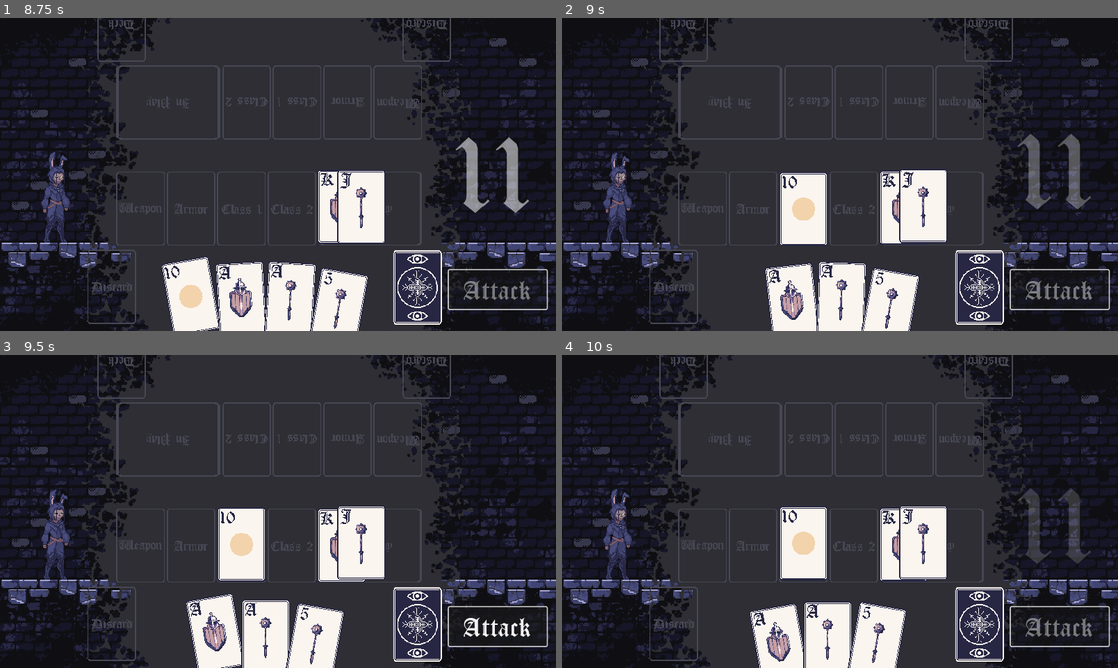
Above: before the commit, frames 1-4 (two rows, left to right).
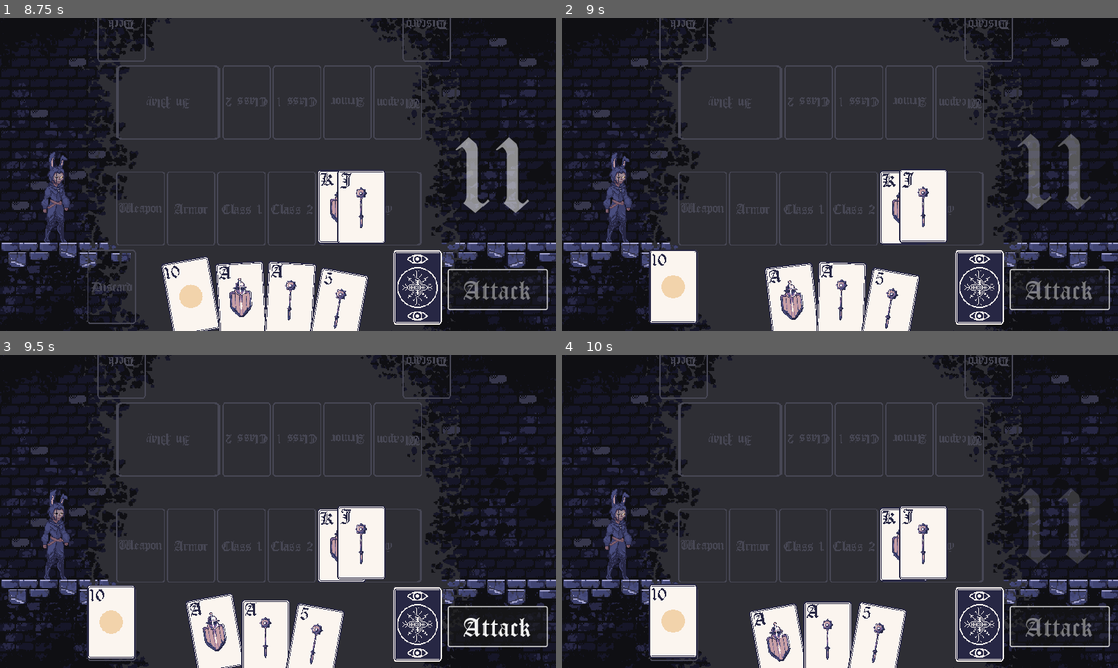
Above: after the commit, the same moments.

Repository: grahamcr4cker/PracticeCards
Game: Godot game, scene res://main_menu.tscn
Two runs of this game, one before a commit and one after it. Both use one fixed random seed, a clock stepped at 60 frames per second and the inputs below.
Inputs (mouse positions are in pixels of both pictures, inside the frame that each line leads up to):
- Up to frame 1 (8.75 s): click "Thief" at 0.5 s; click "Priest" at 1.25 s; click "Longblade" at 2 s; click "Mace" at 2.75 s; click "Heavy Armor" at 3.5 s; click "Play Game" at 4.25 s; click "Attack" at 5 s; move the mouse to (417, 287) at 5.77 s; click (417, 287) at 5.85 s; move the mouse to (144, 305) at 6.52 s; click (144, 305) at 6.6 s; click "Attack" at 7.25 s; move the mouse to (166, 305) at 8.02 s; click (166, 305) at 8.1 s
- Up to frame 2 (9 s): move the mouse to (756, 305) at 8.77 s; click (756, 305) at 8.85 s
- Up to frame 3 (9.5 s): no input
- Up to frame 4 (10 s): click "Attack" at 9.5 s

Frame 1 is identical in both runs. In frame 2, 3.9% of the frame differs, in the area x 15-48%, y 49-98%; in frame 3, 3.9%; in frame 4, 3.8%.

Commit message:
set up discard pile

Diff:
--- a/Card Stack.gd
+++ b/Card Stack.gd
@@ -2,6 +2,9 @@
 
 
 @export var cardAddedSignal : String
+@export var cardPoppedSignal : String
+
+var total_value := 0
 
 func _ready():
 	GameBoard.connect(cardAddedSignal, _add_card)
@@ -9,7 +12,23 @@
 
 func _add_card(old_card):
 	var card = GameBoard.duplicate_card(old_card)
-	add_child(card)
+	# Remove this logic if not needed later on
+	var does_exist = false
+	for child in get_children():
+		if child is PlayableCard:
+			if child.suit_type == card.suit_type and child.numeric_value == card.numeric_value:
+				does_exist = true
+	if !does_exist:
+		total_value += card.numeric_value
+		add_child(card)
+		if total_value >= 10:
+			total_value = 0
+			for child in get_children():
+				if child is PlayableCard:
+					child.queue_free()
+					GameBoard.emit_signal(cardPoppedSignal, GameBoard.duplicate_card(child.duplicate()))
+	else:
+		print("DOUBLE ALERT!!!!!")
 
 
 func _on_child_entered_tree(node):
--- /dev/null
+++ b/Discard.gd
@@ -0,0 +1,15 @@
+extends Area2D
+
+
+# Called when the node enters the scene tree for the first time.
+func _ready():
+	GameBoard.armorPopped.connect(_add_card)
+	GameBoard.weaponPopped.connect(_add_card)
+	GameBoard.class1Popped.connect(_add_card)
+	GameBoard.class2Popped.connect(_add_card)
+
+
+func _add_card(card):
+	print("adding card")
+	card.get_node("Area2D").visible = false
+	add_child(card)
--- a/PlayableCard.gd
+++ b/PlayableCard.gd
@@ -32,8 +32,11 @@
 #@export_category("Status Effects")
 #@export_flags("Enraged", "Hidden", "Shielded", "Strengthened", "Surged", "Warded") var pos_status_effects
 #@export_flags("bleeding", "blinded", "burned", "chilled", "corrupted", "dazed", "exposed", "intimidated", "numbed", "poisoned", "stunned", "taunted", "weakened") var neg_status_effects
+var id
+
 
 func _ready():
+	id = randi() % 999999
 	animation_tree["parameters/conditions/is_idle"] = true
 
 
--- a/PlayableCard.tscn
+++ b/PlayableCard.tscn
@@ -72,7 +72,7 @@
 
 [node name="PlayableCard" type="Sprite2D"]
 texture = ExtResource("1_il4xp")
-offset = Vector2(0, -4.83974)
+offset = Vector2(0, -3.98989)
 script = ExtResource("2_sp0tm")
 
 [node name="Animation Player" type="AnimationPlayer" parent="."]
--- a/combat_dungeon.tscn
+++ b/combat_dungeon.tscn
@@ -9,6 +9,7 @@
 [ext_resource type="FontFile" uid="uid://diqt2vii6tchx" path="res://assets/Fonts/CloisterBlack.ttf" id="6_krib6"]
 [ext_resource type="PackedScene" uid="uid://v2msqv3t8ntg" path="res://roll_result_indicator.tscn" id="7_g8lkh"]
 [ext_resource type="Script" path="res://Attack Button.gd" id="7_yu8p6"]
+[ext_resource type="Script" path="res://Discard.gd" id="11_rlgwj"]
 [ext_resource type="Script" path="res://In Play.gd" id="14_3ktfv"]
 [ext_resource type="PackedScene" uid="uid://b58qxmgmh2jxn" path="res://Card Stack.tscn" id="15_d30cg"]
 
@@ -63,6 +64,7 @@
 
 [node name="Discard" type="Area2D" parent="."]
 position = Vector2(192, 464)
+script = ExtResource("11_rlgwj")
 
 [node name="CollisionShape2D" type="CollisionShape2D" parent="Discard"]
 shape = SubResource("RectangleShape2D_lja5a")
@@ -70,18 +72,22 @@
 [node name="Armor Stack" parent="." instance=ExtResource("15_d30cg")]
 position = Vector2(330, 330)
 cardAddedSignal = "armorAdded"
+cardPoppedSignal = "armorPopped"
 
 [node name="Weapon Stack" parent="." instance=ExtResource("15_d30cg")]
 position = Vector2(243, 330)
 cardAddedSignal = "weaponAdded"
+cardPoppedSignal = "weaponPopped"
 
 [node name="Class 1 Stack" parent="." instance=ExtResource("15_d30cg")]
 position = Vector2(417, 330)
 cardAddedSignal = "class1Added"
+cardPoppedSignal = "class1Popped"
 
 [node name="Class 2 Stack" parent="." instance=ExtResource("15_d30cg")]
 position = Vector2(505, 330)
 cardAddedSignal = "class2Added"
+cardPoppedSignal = "class2Popped"
 
 [connection signal="input_event" from="Player Deck/Area2D" to="Player Deck" method="_on_area_2d_input_event"]
 [connection signal="pressed" from="Attack Button" to="Player" method="_on_attack_button_pressed"]
--- a/game_board.gd
+++ b/game_board.gd
@@ -76,6 +76,7 @@
 
 func duplicate_card(old_card) -> PlayableCard:
 	var card = preload("res://PlayableCard.tscn").instantiate()
+	card.id = old_card.id
 	card.texture = old_card.texture
 	card.numeric_value = old_card.numeric_value
 	card.suit_type = old_card.suit_type
Not shown: 1 places in combat_dungeon.tscn that only renumber resources
